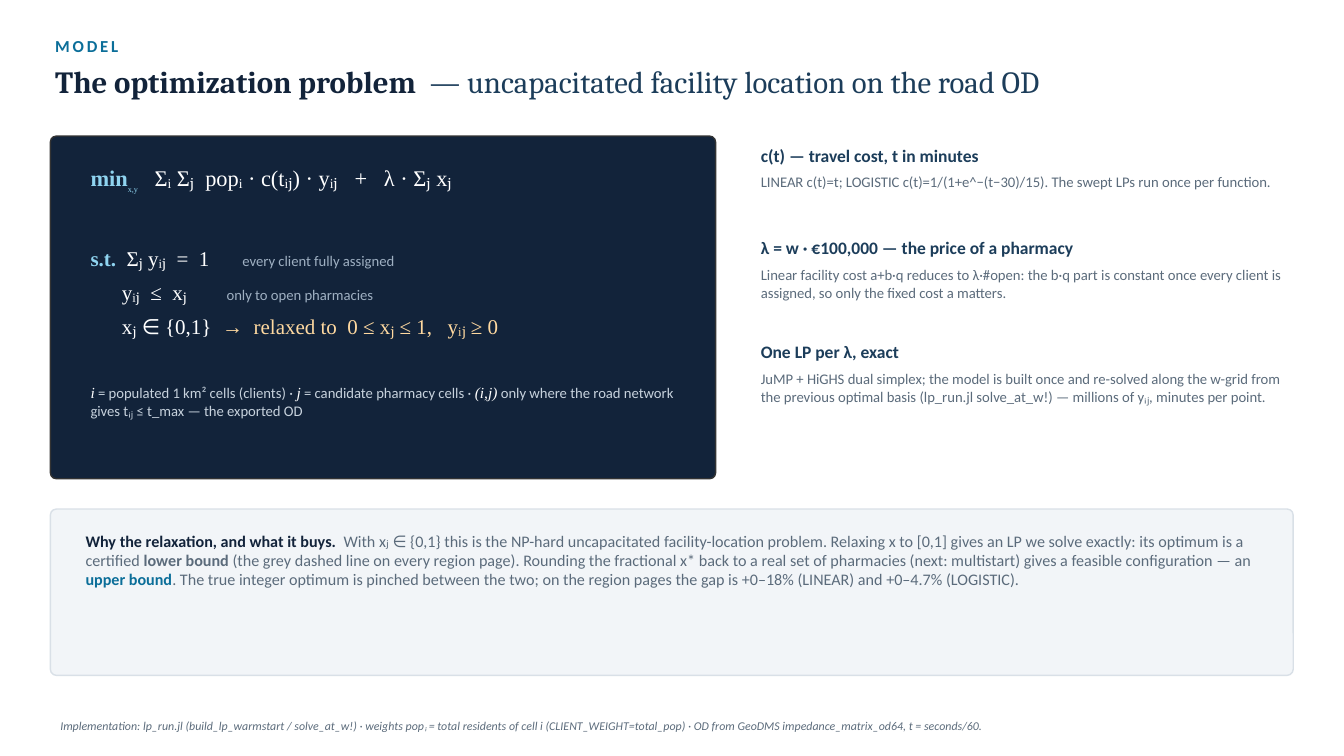
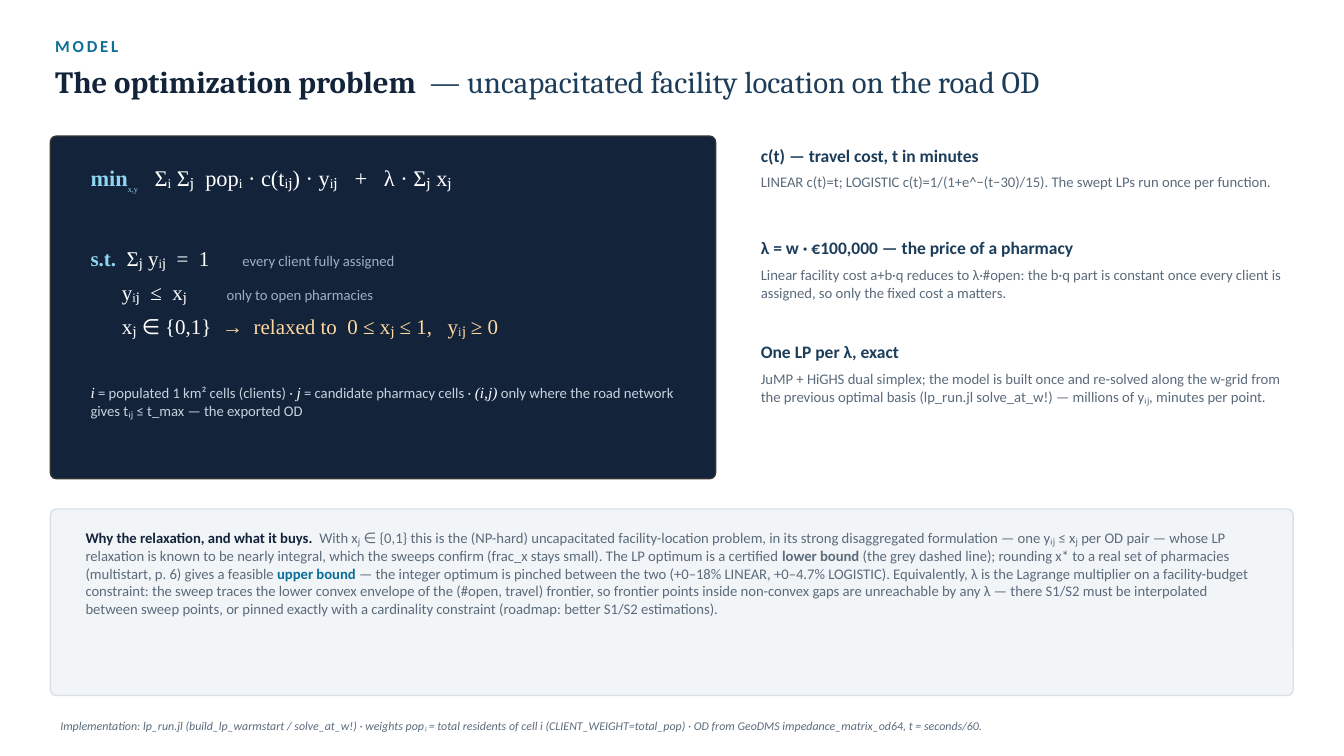
Before and after one commit to ObjectVision/NetworkModel_EU, a slide deck: slide 3 of doc/lambda_sweep5.pptx. Drawn at 1344x756 pixels with LibreOffice and Linux fonts; fonts in the diff are those of the drawing. Boxes give left, top, right and bottom in pixels: in the first picture for what was removed or moved away, otherwise in the second. Text is boxed around its words. In the diff, an @@ line names an element or a change of style, - is before the commit and + after.

```diff
--- a/doc/lambda_sweep5.pptx
+++ b/doc/lambda_sweep5.pptx
@@ rounded rectangle: place and size @@
-rounded rectangle at (50,509,1294,676)
+rounded rectangle at (50,509,1294,696)
@@ rounded rectangle at (50,509,1294,696): proportions changed @@
@@ text at (86,532,1248,617): text changed; size 11.5 to 10.5 pt @@
-Why the relaxation, and what it buys. With xⱼ ∈ {0,1} this is the NP-hard uncapacitated facility-location problem. Relaxing x to [0,1] gives an LP we solve exactly: its optimum is a certified lower bound (the grey dashed line on every region page). Rounding the fractional x* back to a real set of pharmacies (next: multistart) gives a feasible configuration — an upper bound. The true integer optimum is pinched between the two; on the region pages the gap is +0–18% (LINEAR) and +0–4.7% (LOGISTIC).
+Why the relaxation, and what it buys. With xⱼ ∈ {0,1} this is the (NP-hard) uncapacitated facility-location problem, in its strong disaggregated formulation — one yᵢⱼ ≤ xⱼ per OD pair — whose LP relaxation is known to be nearly integral, which the sweeps confirm (frac_x stays small). The LP optimum is a certified lower bound (the grey dashed line); rounding x* to a real set of pharmacies (multistart, p. 6) gives a feasible upper bound — the integer optimum is pinched between the two (+0–18% LINEAR, +0–4.7% LOGISTIC). Equivalently, λ is the Lagrange multiplier on a facility-budget constraint: the sweep traces the lower convex envelope of the (#open, travel) frontier, so frontier points inside non-convex gaps are unreachable by any λ — there S1/S2 must be interpolated between sweep points, or pinned exactly with a cardinality constraint (roadmap: better S1/S2 estimations).
```
Also in this commit, not shown: 1 other slide changed, 1 other file.
